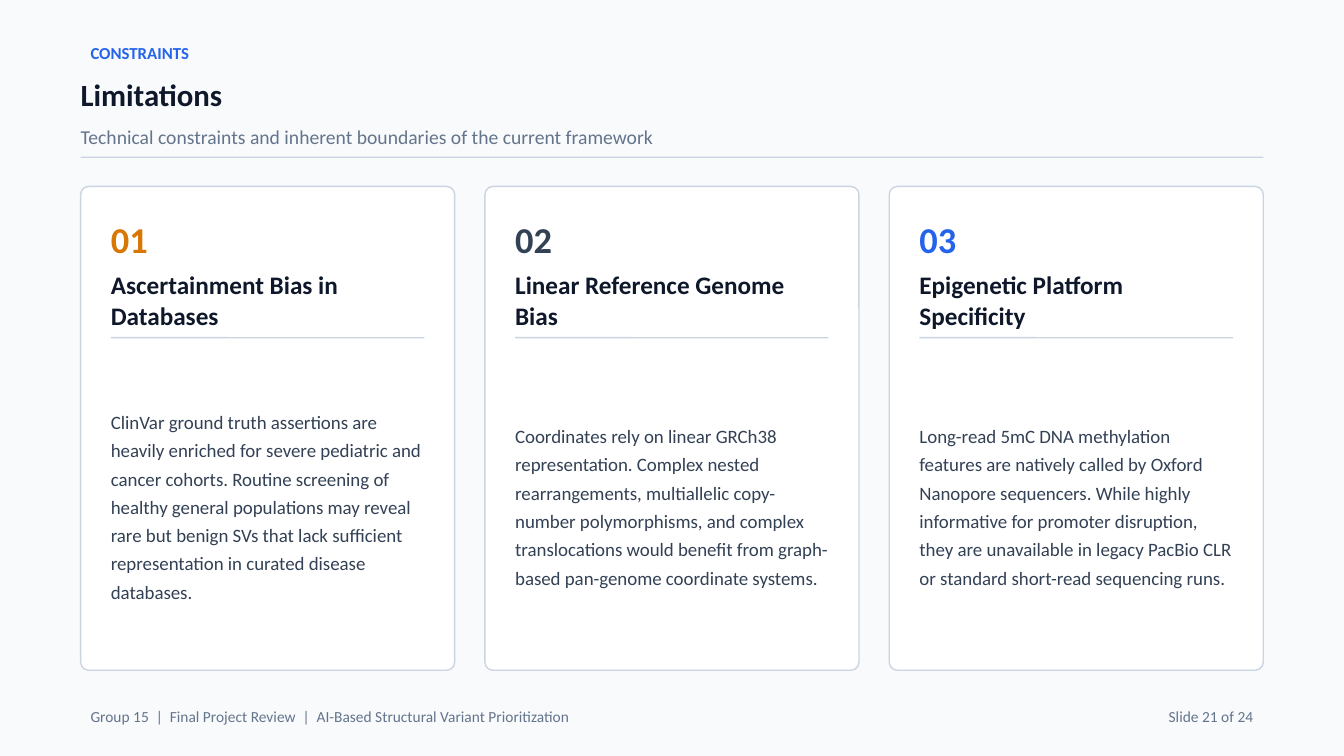
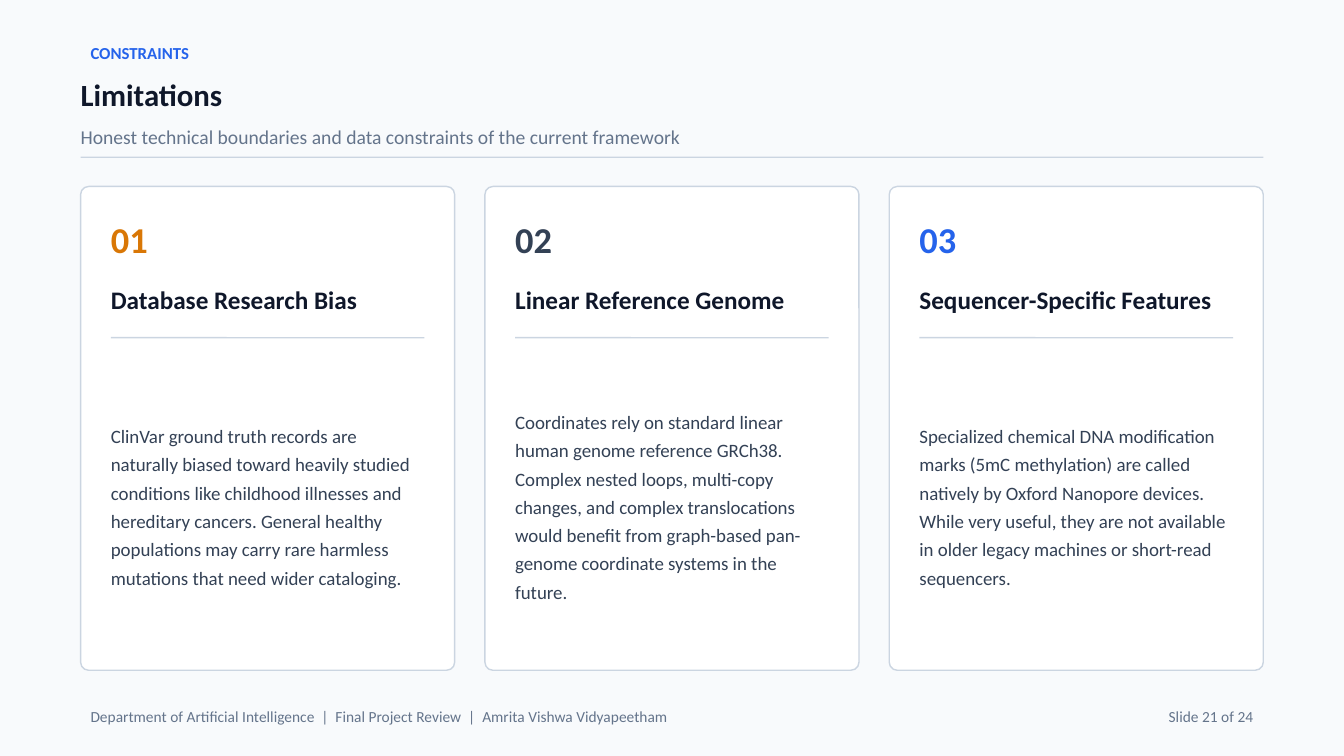
Before and after one commit to waibhav-jha/SV-prioritization-from-long-read-sequencing, a slide deck: slide 21 of End_Semester_Presentation.pptx. Drawn at 1344x756 pixels with LibreOffice and Linux fonts; fonts in the diff are those of the drawing. Boxes give left, top, right and bottom in pixels: in the first picture for what was removed or moved away, otherwise in the second. Text is boxed around its words. In the diff, an @@ line names an element or a change of style, - is before the commit and + after.

```diff
--- a/End_Semester_Presentation.pptx
+++ b/End_Semester_Presentation.pptx
@@ text at [81, 130, 680, 144]: text changed @@
-Technical constraints and inherent boundaries of the current framework
+Honest technical boundaries and data constraints of the current framework
@@ text at [111, 291, 357, 310]: text changed @@
-Ascertainment Bias in Databases
+Database Research Bias
@@ text at [515, 291, 784, 310]: text changed @@
-Linear Reference Genome Bias
+Linear Reference Genome
@@ text at [919, 291, 1211, 313]: text changed @@
-Epigenetic Platform Specificity
+Sequencer-Specific Features
@@ text at [515, 416, 801, 599]: text changed @@
-Coordinates rely on linear GRCh38 representation. Complex nested rearrangements, multiallelic copy-number polymorphisms, and complex translocations would benefit from graph-based pan-genome coordinate systems.
+Coordinates rely on standard linear human genome reference GRCh38. Complex nested loops, multi-copy changes, and complex translocations would benefit from graph-based pan-genome coordinate systems in the future.
@@ text at [111, 430, 410, 589]: text changed @@
-ClinVar ground truth assertions are heavily enriched for severe pediatric and cancer cohorts. Routine screening of healthy general populations may reveal rare but benign SVs that lack sufficient representation in curated disease databases.
+ClinVar ground truth records are naturally biased toward heavily studied conditions like childhood illnesses and hereditary cancers. General healthy populations may carry rare harmless mutations that need wider cataloging.
@@ text at [919, 430, 1225, 588]: text changed @@
-Long-read 5mC DNA methylation features are natively called by Oxford Nanopore sequencers. While highly informative for promoter disruption, they are unavailable in legacy PacBio CLR or standard short-read sequencing runs.
+Specialized chemical DNA modification marks (5mC methylation) are called natively by Oxford Nanopore devices. While very useful, they are not available in older legacy machines or short-read sequencers.
@@ text at [91, 711, 667, 725]: text changed @@
-Group 15 | Final Project Review | AI-Based Structural Variant Prioritization
+Department of Artificial Intelligence | Final Project Review | Amrita Vishwa Vidyapeetham
```
Also in this commit, not shown: 23 other slides changed, 2 other files.
